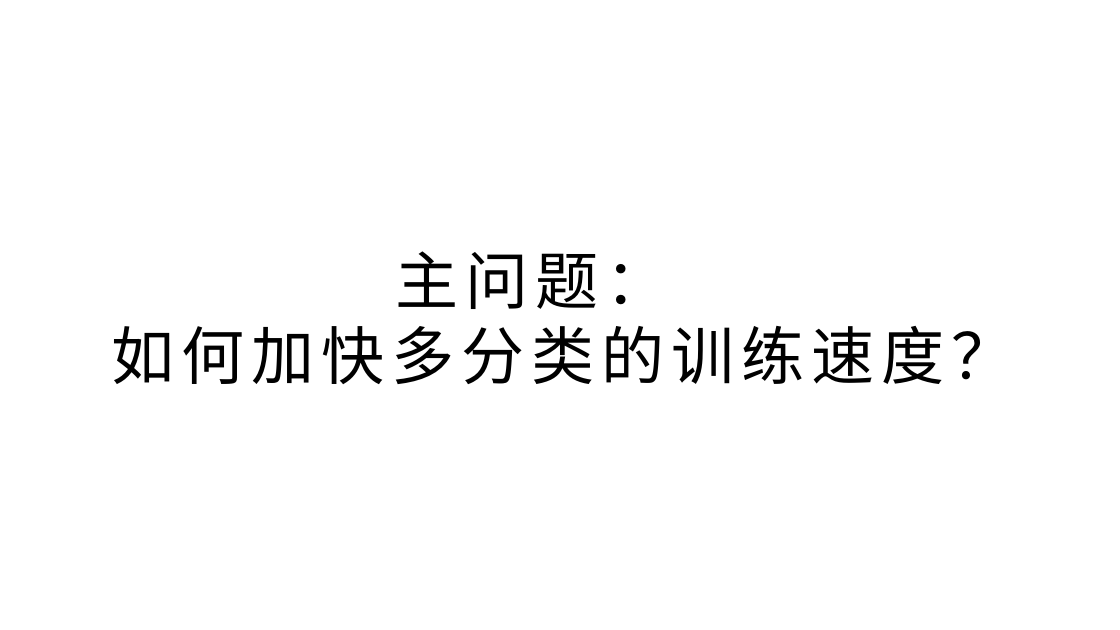
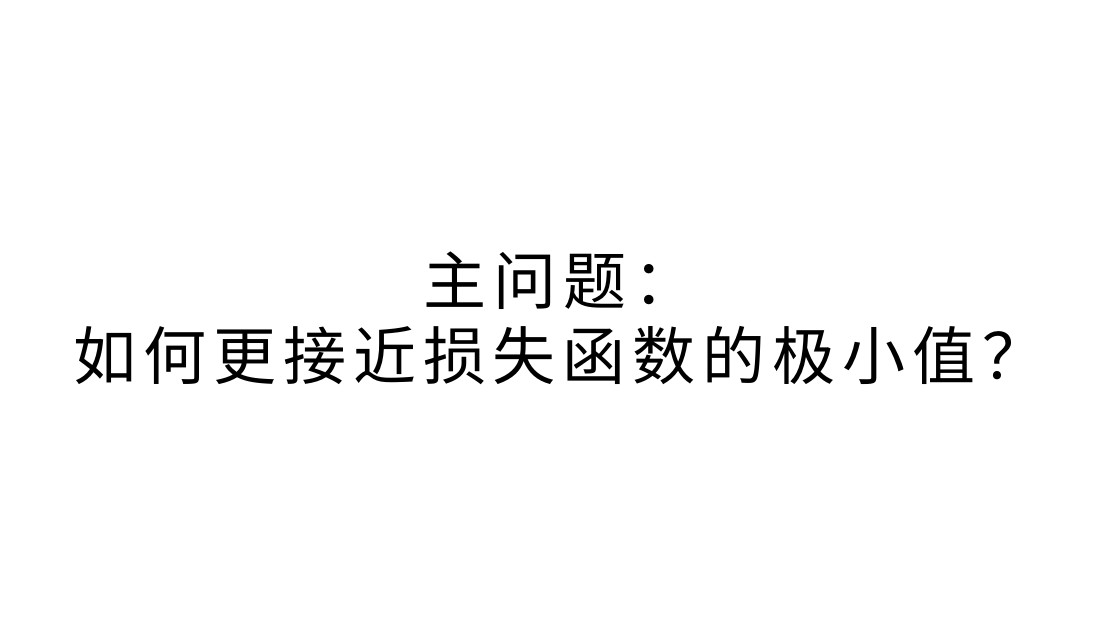
Before and after one commit to yyc-git/DeepLearningEdu, a slide deck: slide 9 of lessons/7_mini_batch/ppt/使用小批量随机梯度下降.pptx (slide 13 before the commit). Drawn at 1120x630 pixels with LibreOffice and Linux fonts; fonts in the diff are those of the drawing; background and template pictures are left out. Boxes give left, top, right and bottom in pixels: in the first picture for what was removed or moved away, otherwise in the second. Text is boxed around its words. In the diff, an @@ line names an element or a change of style, - is before the commit and + after.

```diff
--- a/lessons/7_mini_batch/ppt/使用小批量随机梯度下降.pptx
+++ b/lessons/7_mini_batch/ppt/使用小批量随机梯度下降.pptx
@@ title at (73,251,1045,384): text changed @@
-主问题：
-如何加快多分类的训练速度？
+主问题：
+如何更接近损失函数的极小值？
```
Also in this commit, not shown: 11 other slides changed, 1 slide added, 11 slides removed, 2 other files.
